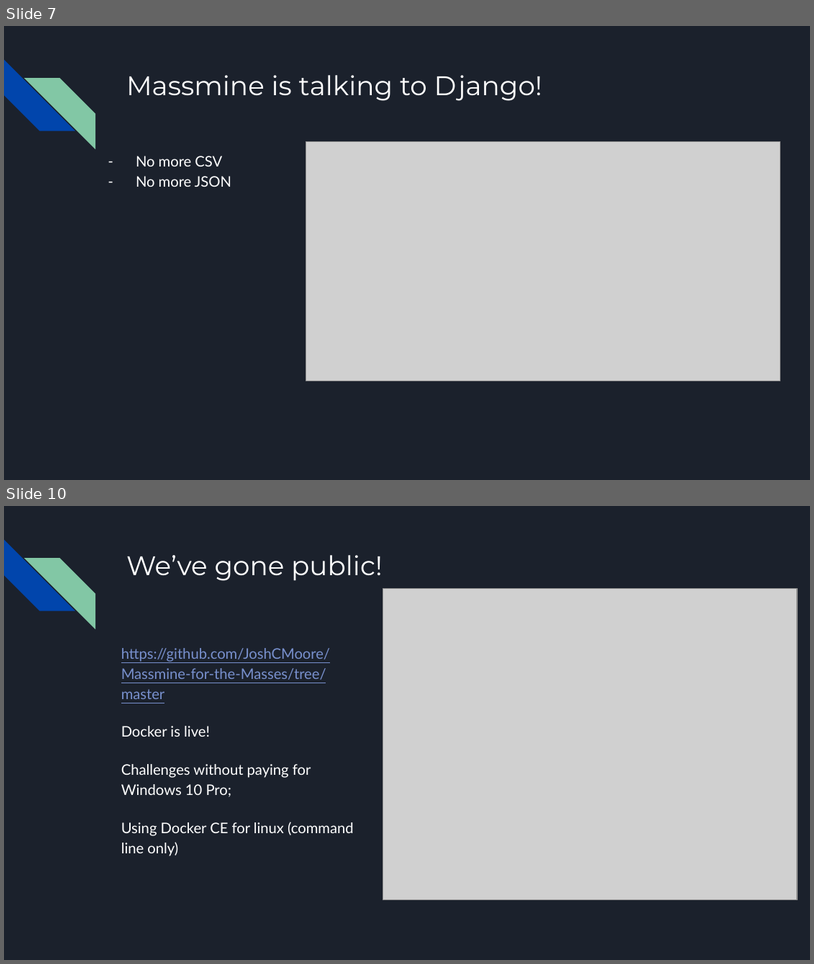
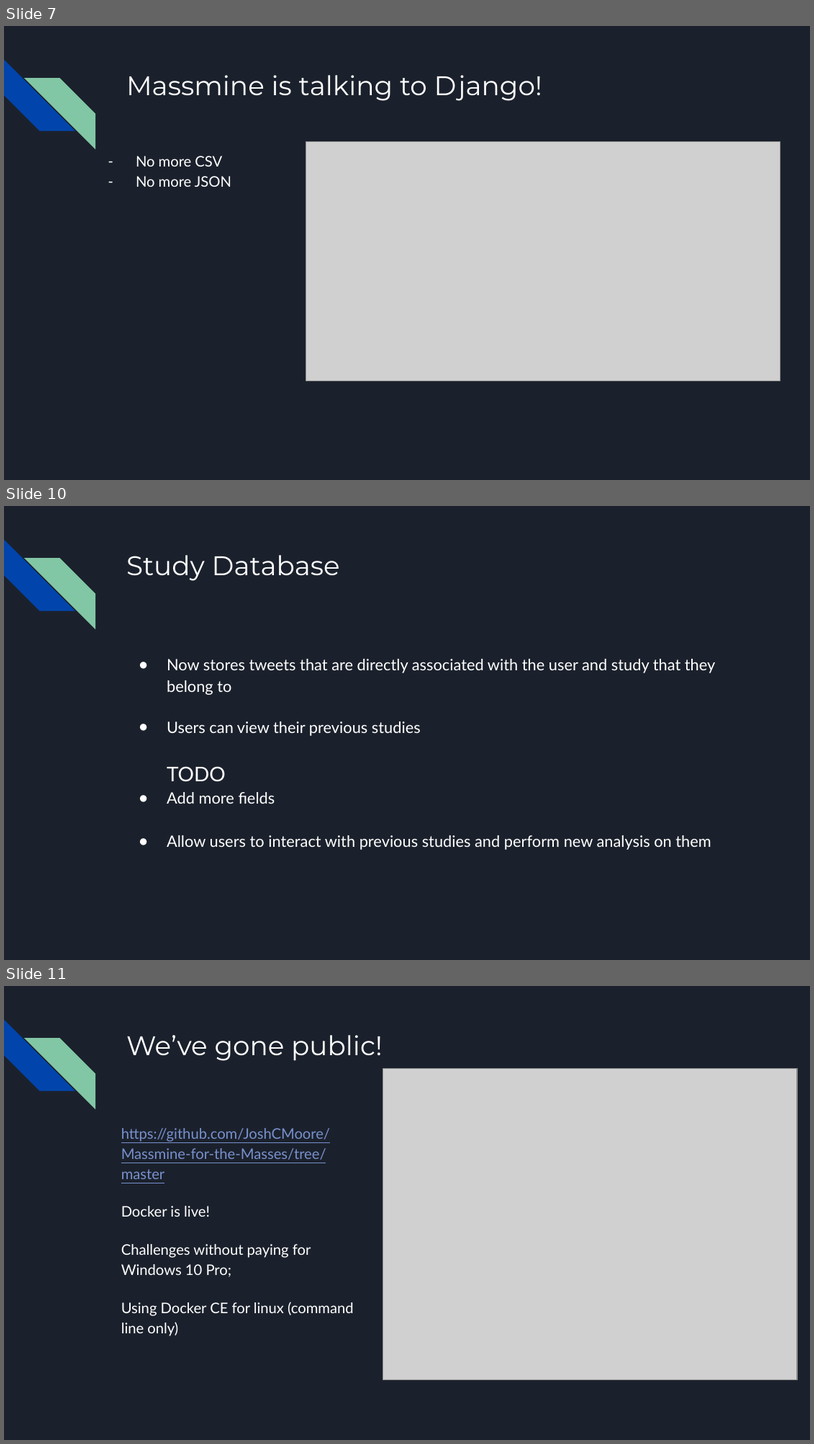
Before and after one commit to JoshCMoore/Massmine-for-the-Masses, a slide deck: documentation/slides/PresentationMar28.pptx. Shown one above the other, each under a label of ours: slides 7 and 10 before the commit, slides 7, 10 and 11 after it; the slides between them are not shown. The pictures are 814x964 and 814x1444 pixels, drawn with LibreOffice and Linux fonts; fonts in the diff are those of the drawing; grey boxes stand for pictures. Boxes give left, top, right and bottom in pixels: in the first picture for what was removed or moved away, otherwise in the second. Text is boxed around its words. In the diff, an @@ line names an element or a change of style, - is before the commit and + after.

```diff
--- a/documentation/slides/PresentationMar28.pptx
+++ b/documentation/slides/PresentationMar28.pptx
@@ slide 10 added at (4, 506, 810, 960), background #1B212C; not listed: 2 template elements that a slide beside it also shows @@
@@ title added at (126, 555, 340, 581), 24 pt, text #FFFFFF @@
+Study Database
@@ text added at (167, 659, 715, 849), 14 pt, text #FFFFFF @@
+● Now stores tweets that are directly associated with the user and study that they belong to
+● Users can view their previous studies
+  TODO
+● Add more fields
+● Allow users to interact with previous studies and perform new analysis on them
@@ what was slide 10 is now slide 11 @@
```
Also in this commit, not shown: 2 slides changed.
